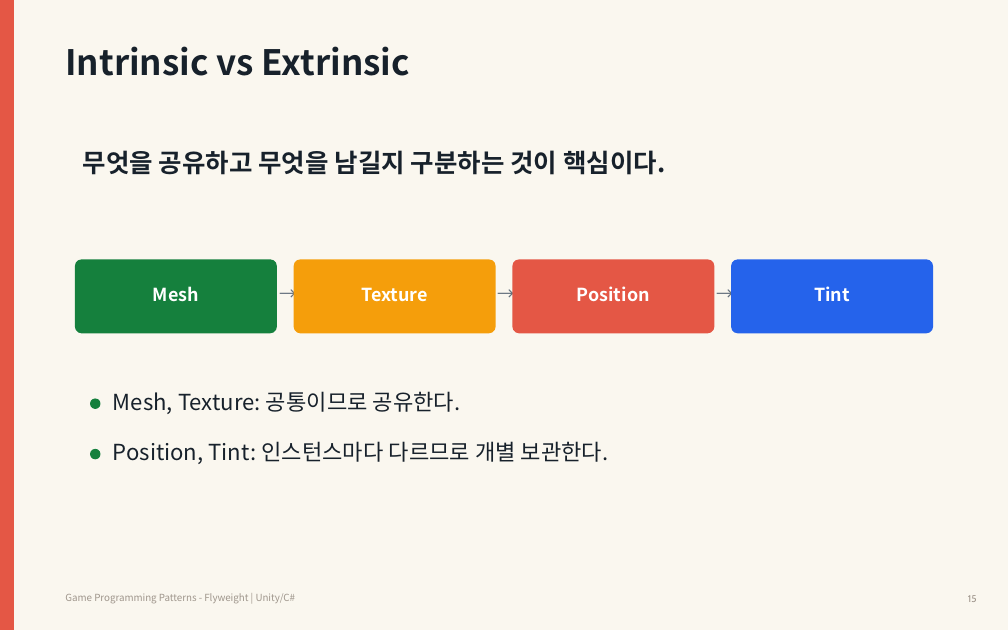
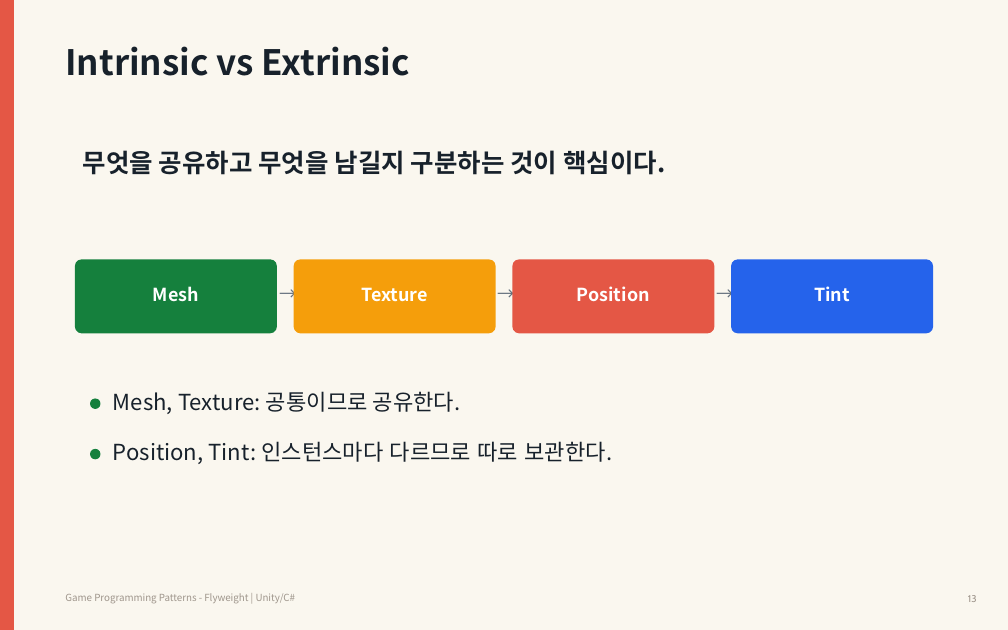
Before and after one commit to Meerkat-GMD/unity-programming-pattern, a slide deck: slide 13 of 03차시_Flyweight/강의자료/유니티 프로그래밍 패턴 3차시 - Flyweight.pptx (slide 15 before the commit). Drawn at 1008x630 pixels with LibreOffice and Linux fonts; fonts in the diff are those of the drawing. Boxes give left, top, right and bottom in pixels: in the first picture for what was removed or moved away, otherwise in the second. Text is boxed around its words. In the diff, an @@ line names an element or a change of style, - is before the commit and + after.

```diff
--- a/03차시_Flyweight/강의자료/유니티 프로그래밍 패턴 3차시 - Flyweight.pptx
+++ b/03차시_Flyweight/강의자료/유니티 프로그래밍 패턴 3차시 - Flyweight.pptx
@@ text at [113, 441, 612, 464]: text changed @@
-Position, Tint: 인스턴스마다 다르므로 개별 보관한다.
+Position, Tint: 인스턴스마다 다르므로 따로 보관한다.
```
Also in this commit, not shown: 32 other slides changed, 2 slides removed.
